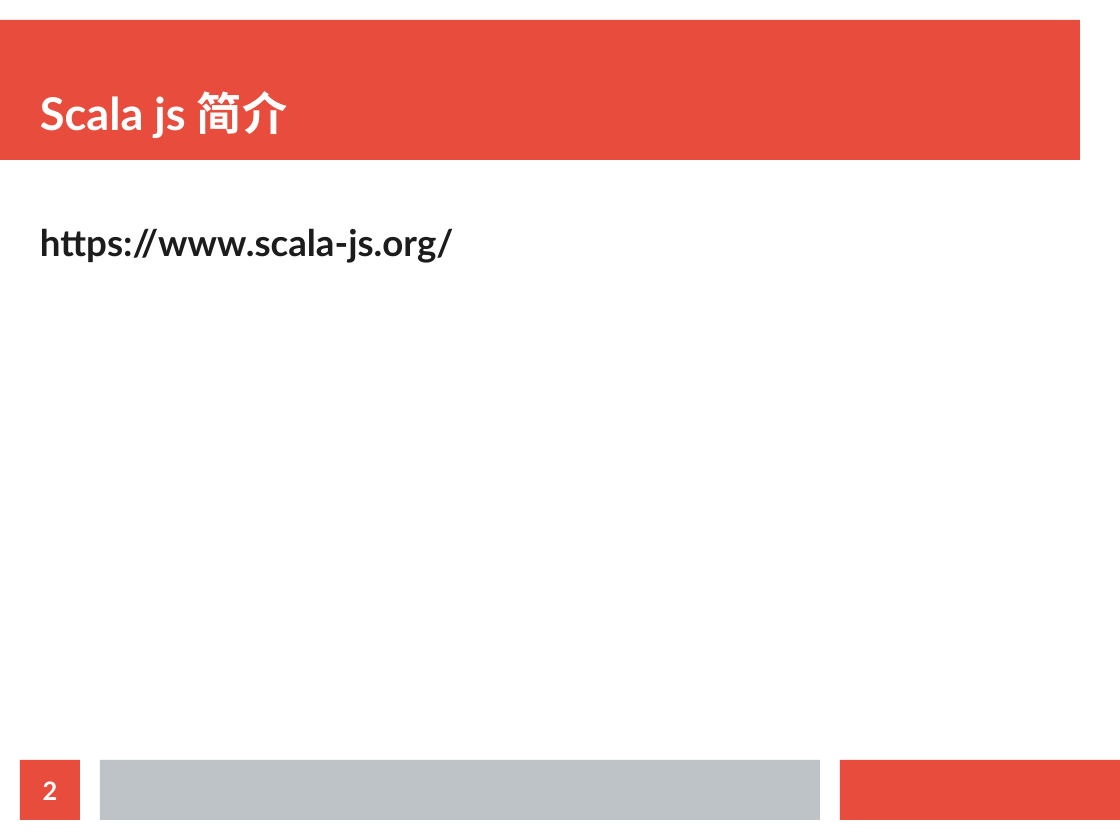
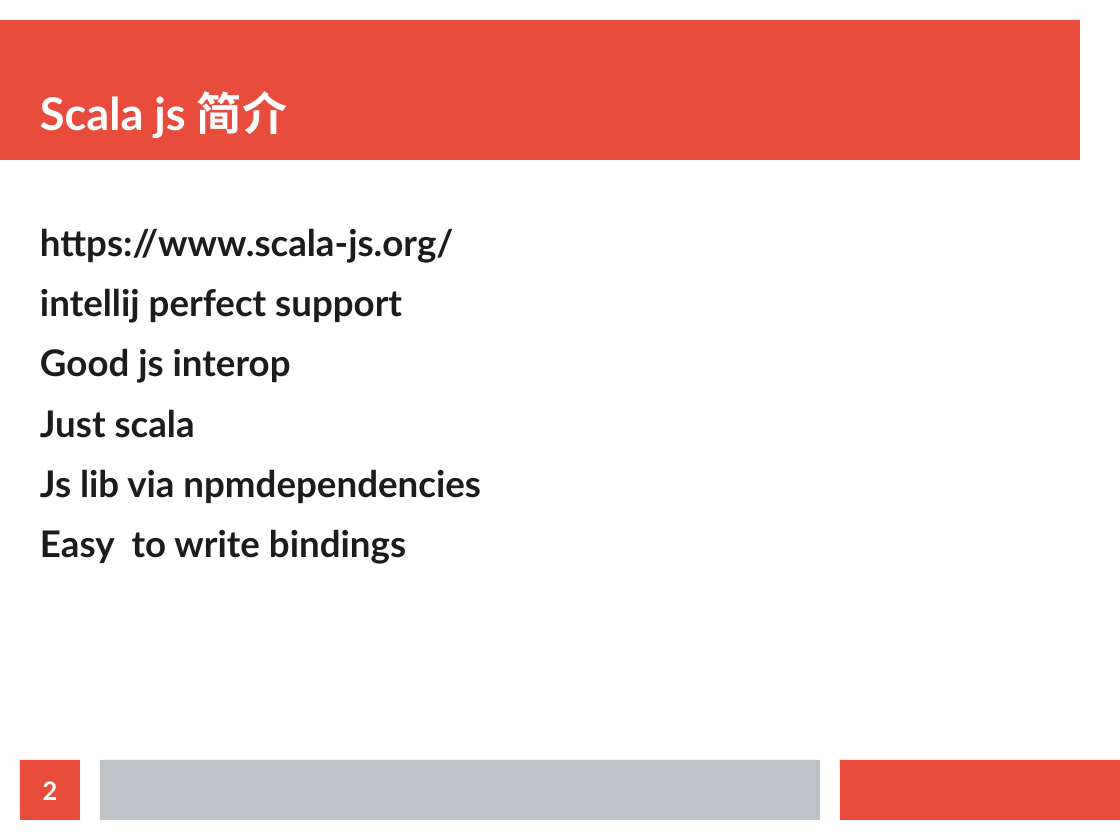
Before and after one commit to doofin/sjs-reactive, a slide deck: slide 2 of sjs-reactive.odp. Drawn at 1120x840 pixels with LibreOffice and Linux fonts; fonts in the diff are those of the drawing. Boxes give left, top, right and bottom in pixels: in the first picture for what was removed or moved away, otherwise in the second. Text is boxed around its words. In the diff, an @@ line names an element or a change of style, - is before the commit and + after.

```diff
--- a/sjs-reactive.odp
+++ b/sjs-reactive.odp
@@ text at (x1=40, y1=288, x2=481, y2=564): paragraphs added @@
+intellij perfect support
+Good js interop
+Just scala
+Js lib via npmdependencies
+Easy to write bindings
```
Also in this commit, not shown: 2 other slides changed, 5 slides added, 1 slide removed.
